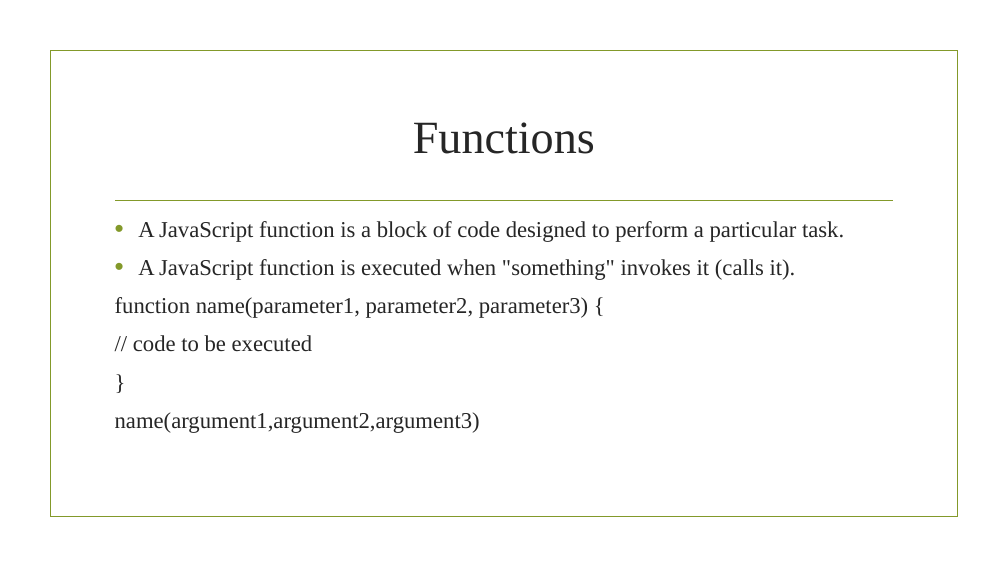
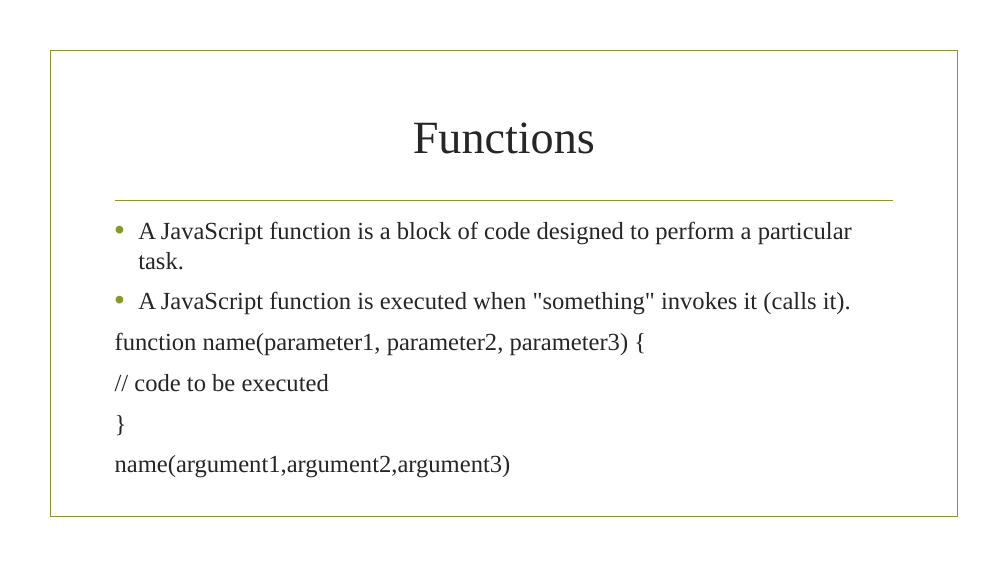
Before and after one commit to sagarshrestha81/bca-2081, a slide deck: slide 20 of js.pptx (slide 24 before the commit). Drawn at 1008x567 pixels with LibreOffice and Linux fonts; fonts in the diff are those of the drawing; background and template pictures are left out. Boxes give left, top, right and bottom in pixels: in the first picture for what was removed or moved away, otherwise in the second. Text is boxed around its words. In the diff, an @@ line names an element or a change of style, - is before the commit and + after.

```diff
--- a/js.pptx
+++ b/js.pptx
@@ text "A JavaScript function is a ..." at [115, 221, 852, 478]: size 21.6 to 23.4 pt @@
```
Also in this commit, not shown: 1 other slide changed, 1 slide removed, 39 other files.
